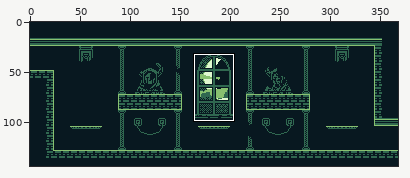
Sprite sheet -- Wizard_ProjectFile/assets/backgrounds/Level_1-11.png. The picture above shows the old version from afar; the outline marks the close-up.
Close-up. Before the commit:
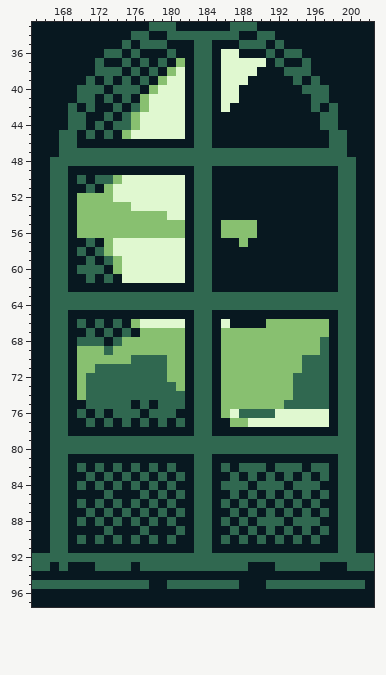
The file is 368x144 pixels. Shown: x 165..202, y 33..97.
After the commit:
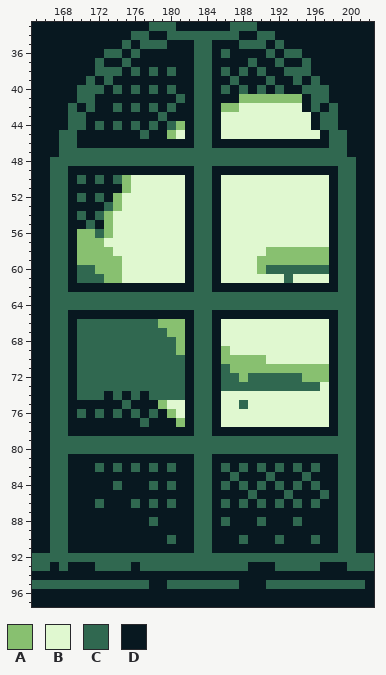
Palette (. is transparent): A #88c070  B #e0f8d0  C #306850  D #081820
Change:
Changed rows in their new state; - is an unchanged pixel.
first column x 171:
36 ---------D-----CD---------
37 ------D-D-D----DDDCD------
38 ---------CD----CDCDC------
39 ----D-D-DDD----DCD--C-----
40 ----D--CDCD----CDC-C-C----
41 --D-D-DDDDC----DDAAAAAAA--
42 ------DCDCD----AABBBBBBB--
43 --D-DDDDCDD----BBBBBBBBBB-
44 ----DCDCDCA----BBBBBBBBBB-
45 D-D-DDCDDA-----BBBBBBBBBBB
first column x 170:
50 ---DCA----------BBBBBBBBBBBB
51 -D-DDA----------BBBBBBBBBBBB
52 CDCDA-----------BBBBBBBBBBBB
53 DDDC-B----------BBBBBBBBBBBB
54 CDC-BBBBBB------BBBBBBBBBBBB
55 DCD-BBBBBBBB----BBBBBBBBBBBB
56 --C-BBBBBBBB----BBBBBBBBBBBB
57 AAAB------------BBBBBBBBBBBB
58 AAA-------------BBBBBAAAAAAA
59 AAAA------------BBBBAAAAAAAA
60 --AA------------BBBBACCCCCCC
61 C-CAA-----------BBBBBBBCBBBB
first column x 170:
66 -C-C-CCCCAAA-----BBBBBBBBBBB
67 C-C-C-CCCC------BBBBBBBBBBBB
68 ---C-CCCCCC-----BBBBBBBBBBBB
69 CCC-CCCCCCC------BBBBBBBBBBB
70 CCCCCC----CC---------BBBBBBB
71 CC--------CC----C--------AAA
72 C---------CC----CC-CCCCC-AAA
73 C----------C----CCCCCCCC---B
74 C--D-D-D--------BBBBBBBBBBBB
75 -DDDD--D-ABB----BBCBBBBBBBBB
76 -----D---DAB----B-BBBB------
77 -D-D-D---D-A----BBB---------
first column x 170:
82 D------------------D---D---D
83 -D-D-D-D-D-D-------D---D---D
84 D-D---D----------D---D---D--
85 ---D---D-D-D-----D---D---D--
86 D---D-----------------------
87 -D-D-D-D-D-D-----D-D-D-D-D-D
88 D-D-D-D---D-------D--DD--DD-
89 ---D---D---D-----D-D-D-D-D-D
90 D-D-D-D-D-------D---D---D---
